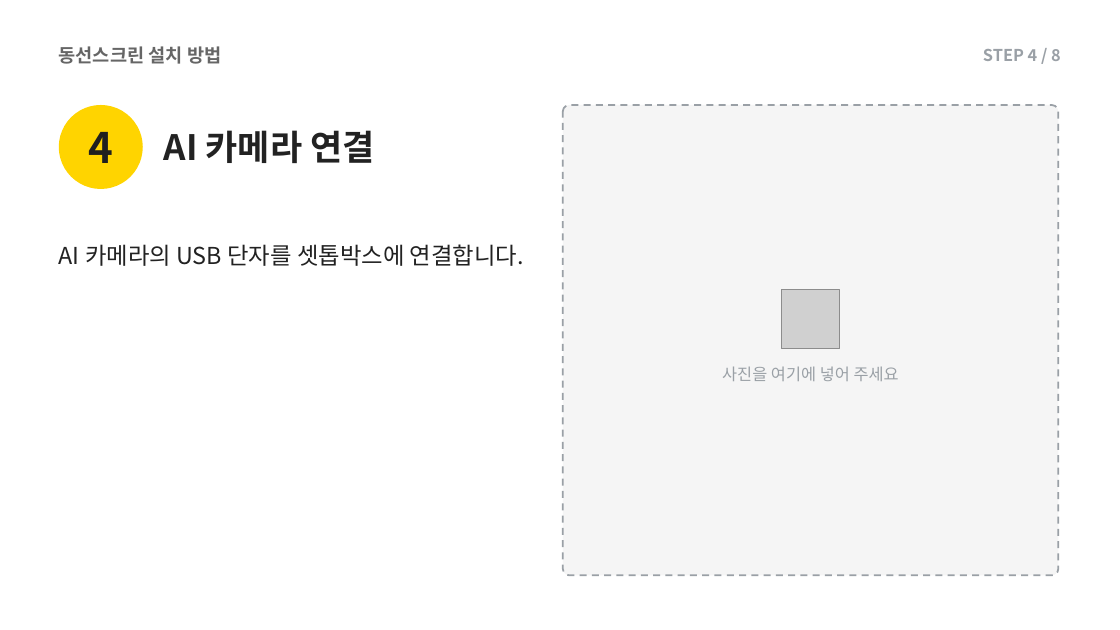
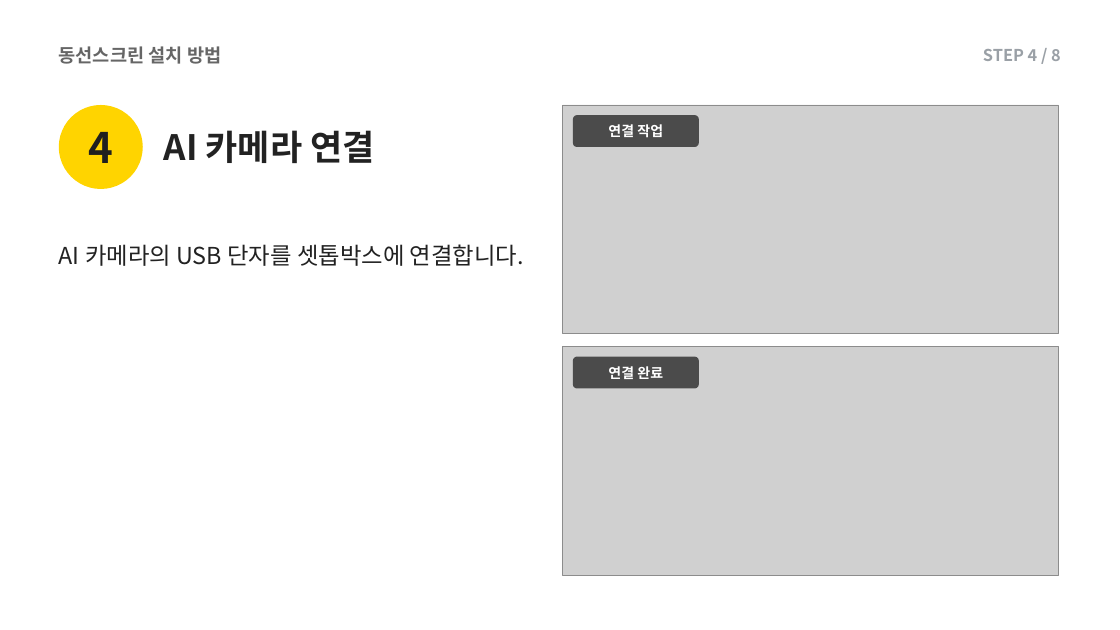
Before and after one commit to alsdn2947/ars, a slide deck: slide 7 of 이마트_AI카메라_설치매뉴얼.pptx. Drawn at 1120x630 pixels with LibreOffice and Linux fonts; fonts in the diff are those of the drawing; grey boxes stand for pictures. Boxes give left, top, right and bottom in pixels: in the first picture for what was removed or moved away, otherwise in the second. Text is boxed around its words. In the diff, an @@ line names an element or a change of style, - is before the commit and + after.

```diff
--- a/이마트_AI카메라_설치매뉴얼.pptx
+++ b/이마트_AI카메라_설치매뉴얼.pptx
@@ rounded rectangle removed at [563, 105, 1059, 576] @@
@@ picture added at [563, 105, 1059, 334] @@
@@ rounded rectangle added at [573, 115, 699, 147], fill #1F1F1F at 75% opacity @@
@@ text added at [608, 124, 663, 138], 12 pt, text #FFFFFF, bold @@
+연결 작업
@@ picture removed at [781, 290, 840, 349] @@
@@ picture added at [563, 346, 1059, 576] @@
@@ rounded rectangle added at [573, 357, 699, 389], fill #1F1F1F at 75% opacity @@
@@ text added at [608, 366, 663, 379], 12 pt, text #FFFFFF, bold @@
+연결 완료
@@ text removed at [722, 366, 899, 381] @@
-사진을 여기에 넣어 주세요
```
Also in this commit, not shown: 6 other slides changed.
